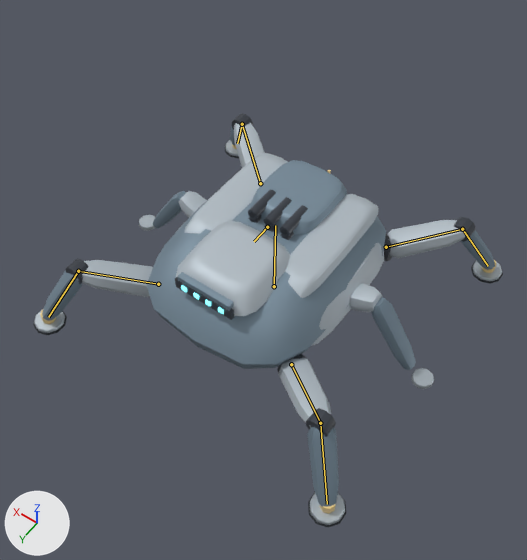
A saved change to the FBX model unity/RogueCommandAssetAuthoring/Assets/RogueCommandExpansionSample/Models/ArachnidHexapod.fbx.
Camera for both pictures: a 50 mm lens placed at (-3.63, 5.36, 8.66), pointed at (-0.06, 0.35, 0.79). The axes (+X, +Y, +Z) are drawn at lower left. The lights are the same throughout. The first picture is the older version. The bones that change are drawn over the model as lines.

Objects in the first picture: 'ArachnidHexapod_ArachnidHexapod_Emissive', 'ArachnidHexapod_ArachnidHexapod_Gunmetal', 'ArachnidHexapod_ArachnidHexapod_LightArmor', 'ArachnidHexapod_ArachnidHexapod_PrimaryArmor', 'ArachnidHexapod_ArachnidHexapod_Tread', 'ArachnidHexapod_ArachnidHexapod_Warning', 'ArachnidHexapod_ArachnidHexapod_WheelRim'.
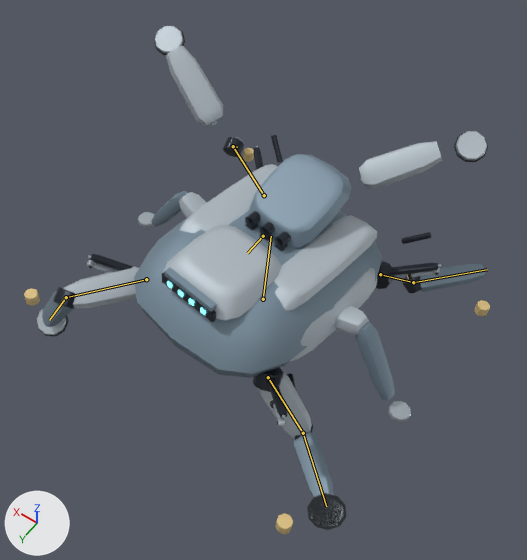
The newer file adds an action. The first version stands in its rest pose; the second is drawn at frame 35 of the action 'Death'.

Not visible in the pictures: 'ArachnidHexapodSensor_AntennaMast'.

The change in detail:
Bone 'Bone_Hull' (bone_bone_hull) moves from (0.0, 0.0, 0.0) to (0.0, 0.0, -0.28).
Bone 'Bone_Hull' (bone_bone_hull) turns from (0, 0, 0) to (5, -7, 2) degrees about its own x, y and z.
Bone 'Bone_Thigh_FL' (bone_bone_thigh_fl) turns from (0, 0, 0) to (85, -145, 4) degrees about its own x, y and z.
Bone 'Bone_Shin_FL' (bone_bone_shin_fl) turns from (0, 0, 0) to (-3, 0, -2) degrees about its own x, y and z.
Bone 'Bone_Thigh_FR' (bone_bone_thigh_fr) turns from (0, 0, 0) to (-19, -19, 32) degrees about its own x, y and z.
Bone 'Bone_Shin_FR' (bone_bone_shin_fr) turns from (0, 0, 0) to (-3, 0, 2) degrees about its own x, y and z.
Bone 'Bone_Thigh_RL' (bone_bone_thigh_rl) turns from (0, 0, 0) to (24, -148, 52) degrees about its own x, y and z.
Bone 'Bone_Shin_RL' (bone_bone_shin_rl) turns from (0, 0, 0) to (-2, 0, 13) degrees about its own x, y and z.
Bone 'Bone_Thigh_RR' (bone_bone_thigh_rr) turns from (0, 0, 0) to (-20, -21, 16) degrees about its own x, y and z.
Bone 'Bone_Shin_RR' (bone_bone_shin_rr) turns from (0, 0, 0) to (-3, 0, -19) degrees about its own x, y and z.
Bone 'Bone_TurretPitch' (bone_bone_turretpitch) turns from (0, 0, 0) to (-22, 0, 0) degrees about its own x, y and z.

Location of each change, [x1, y1, x2, y2] in pixels of the pictures (527 x 560 px):
'ArachnidHexapod_ArachnidHexapod_PrimaryArmor', posed
    before: [42, 125, 495, 507]
    after: [42, 137, 485, 498]
'ArachnidHexapod_Batch_LightArmor', now drawn
    after: [64, 46, 442, 439]
'ArachnidHexapod_ArachnidHexapod_LightArmor', no longer drawn
    before: [77, 123, 465, 428]
'ArachnidHexapod_Batch_Gunmetal', now drawn
    after: [53, 135, 438, 440]
'ArachnidHexapod_Batch_WheelRim', now drawn
    after: [37, 26, 487, 527]
'ArachnidHexapod_ArachnidHexapod_Gunmetal', no longer drawn
    before: [65, 113, 476, 437]
'ArachnidHexapod_ArachnidHexapod_WheelRim', posed, recoloured
    before: [34, 140, 502, 525]
    after: [24, 148, 490, 534]
'ArachnidHexapod_Batch_Tread', now drawn
    after: [36, 26, 488, 530]
'ArachnidHexapod_ArachnidHexapod_Tread', no longer drawn
    before: [33, 145, 503, 528]
'ArachnidHexapod_ArachnidHexapod_Warning', no longer drawn (mostly hidden)
    before: [40, 144, 496, 514]
'ArachnidHexapod_ArachnidHexapod_Emissive', no longer drawn
    before: [181, 285, 224, 314]
'ArachnidHexapod_Batch_Emissive', now drawn
    after: [167, 281, 206, 315]
bone 'Bone_Hull', root to tip
    before: (274, 286) to (275, 225)
    after: (263, 299) to (271, 236)
bone 'Bone_Thigh_FL', root to tip
    before: (291, 364) to (320, 423)
    after: (268, 377) to (303, 433)
bone 'Bone_Shin_FL', root to tip
    before: (320, 423) to (327, 504)
    after: (303, 433) to (326, 506)
bone 'Bone_Thigh_FR', root to tip
    before: (158, 284) to (78, 271)
    after: (146, 279) to (66, 297)
bone 'Bone_Shin_FR', root to tip
    before: (78, 271) to (48, 317)
    after: (66, 297) to (49, 320)
bone 'Bone_Thigh_RL', root to tip
    before: (386, 247) to (462, 229)
    after: (380, 274) to (413, 282)
bone 'Bone_Shin_RL', root to tip
    before: (462, 229) to (488, 266)
    after: (413, 282) to (487, 269)
bone 'Bone_Thigh_RR', root to tip
    before: (260, 183) to (242, 124)
    after: (264, 195) to (233, 146)
bone 'Bone_Shin_RR', root to tip
    before: (242, 124) to (237, 143)
    after: (233, 146) to (237, 147)
bone 'Bone_TurretPitch', root to tip
    before: (267, 227) to (254, 241)
    after: (263, 236) to (247, 253)
